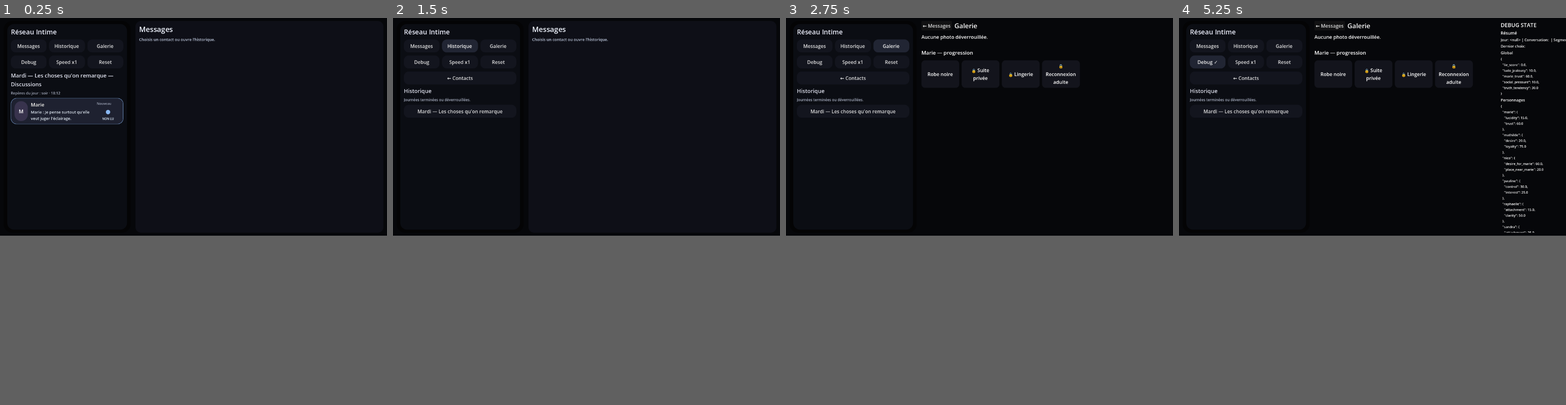
Above: before the commit, frames 1-4 (left to right).
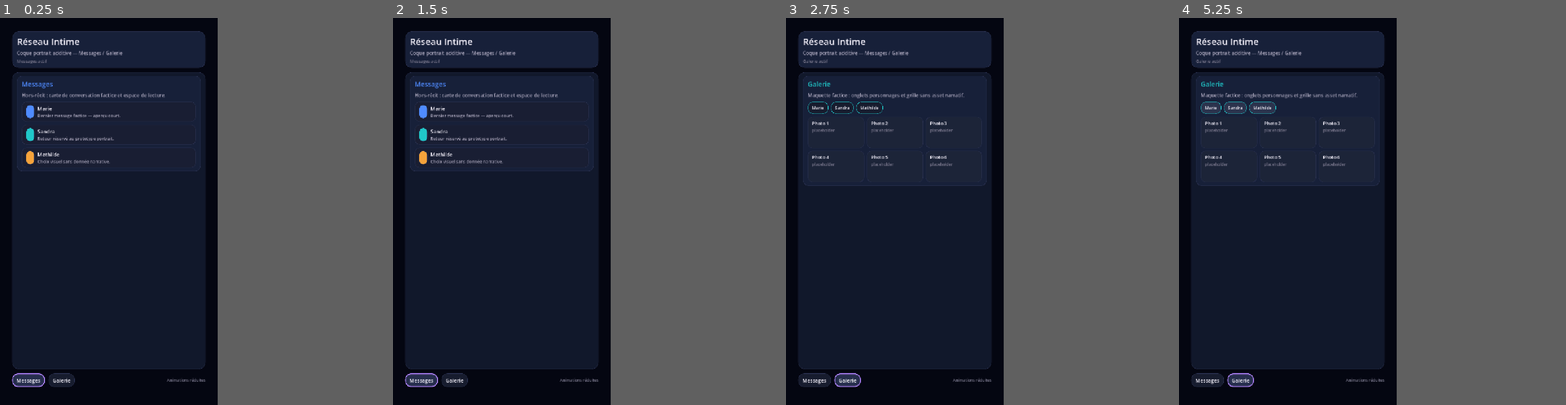
Above: after the commit, the same moments.

Repository: ludowww/reseau-intime
Game: Godot game, scene res://scenes/portrait/PortraitMain.tscn
Same seed, same stepped clock (60 frames per second), same inputs: the game is played once before the commit and once after it. Before the commit the project starts from res://scenes/Main.tscn.
Inputs (mouse positions are in pixels of both pictures, inside the frame that each line leads up to):
- Up to frame 1 (0.25 s): no input
- Up to frame 2 (1.5 s): click "Messages" at 0.5 s; click (458, 45) at 1.25 s, where only the run before the commit has a clickable "Historique"
- Up to frame 3 (2.75 s): click "Galerie" at 2 s
- Up to frame 4 (5.25 s): click (1237, 68) at 2.75 s, where only the run after the commit has a clickable "Marie"; click (1279, 68) at 3.5 s, where only the run after the commit has a clickable "Sandra"; click (1326, 68) at 4.25 s, where only the run after the commit has a clickable "Mathilde"; click (1206, 60) at 5 s, where only the run before the commit has a clickable "Debug"
In our replay, the window is 800x450 before the commit and 450x800 after it. These sizes can differ from the game's own. Grey fills any space a smaller window leaves; there, only what the larger window draws over its background counts as a difference.

The runs differ from the first frame. In frame 1, 23% of the frame differs, in the area x 0-57%, y 2-100%; in frame 2, 24%; in frame 3, 28%; in frame 4, 29%, in the area x 0-100%, y 1-100%.

Commit message:
feat(ui): adopt portrait shell as default entry

Diff:
--- a/game/project.godot
+++ b/game/project.godot
@@ -6,7 +6,7 @@
 [application]
 
 config/name="Réseau Intime Prototype"
-run/main_scene="res://scenes/Main.tscn"
+run/main_scene="res://scenes/portrait/PortraitMain.tscn"
 config/features=PackedStringArray("4.6")
 config/icon="res://icon.svg"
 
@@ -20,5 +20,7 @@
 
 [display]
 
-window/size/viewport_width=1280
-window/size/viewport_height=720
+window/size/viewport_width=720
+window/size/viewport_height=1280
+window/stretch/mode="canvas_items"
+window/stretch/aspect="keep_width"
--- /dev/null
+++ b/game/scenes/legacy/LegacyMain.tscn
@@ -0,0 +1,17 @@
+[gd_scene load_steps=2 format=3]
+
+[ext_resource type="Script" path="res://scripts/ui/LegacyMain.gd" id="1"]
+[ext_resource type="PackedScene" path="res://scenes/Main.tscn" id="2"]
+
+[node name="LegacyMain" type="Control"]
+layout_mode = 3
+anchors_preset = 15
+anchor_right = 1.0
+anchor_bottom = 1.0
+script = ExtResource("1")
+
+[node name="Main" parent="." instance=ExtResource("2")]
+layout_mode = 1
+anchors_preset = 15
+anchor_right = 1.0
+anchor_bottom = 1.0
--- /dev/null
+++ b/game/scenes/portrait/PortraitMain.tscn
@@ -0,0 +1,17 @@
+[gd_scene load_steps=2 format=3]
+
+[ext_resource type="Script" path="res://scripts/ui/PortraitMain.gd" id="1"]
+[ext_resource type="PackedScene" path="res://scenes/portrait/PortraitShell.tscn" id="2"]
+
+[node name="PortraitMain" type="Control"]
+layout_mode = 3
+anchors_preset = 15
+anchor_right = 1.0
+anchor_bottom = 1.0
+script = ExtResource("1")
+
+[node name="PortraitShell" parent="." instance=ExtResource("2")]
+layout_mode = 1
+anchors_preset = 15
+anchor_right = 1.0
+anchor_bottom = 1.0
--- /dev/null
+++ b/game/scripts/ui/LegacyMain.gd
@@ -0,0 +1,74 @@
+extends Control
+
+class_name LegacyMain
+
+const LEGACY_SIZE := Vector2i(1280, 720)
+
+@onready var main := get_node_or_null("Main") as Control
+var legacy_failures: Array[String] = []
+
+func _enter_tree() -> void:
+	_apply_legacy_canvas()
+
+func _ready() -> void:
+	set_anchors_preset(Control.PRESET_FULL_RECT)
+	if main != null:
+		main.set_anchors_preset(Control.PRESET_FULL_RECT)
+	if _legacy_smoke_requested():
+		call_deferred("_run_legacy_smoke")
+
+func _apply_legacy_canvas() -> void:
+	var root := get_tree().root
+	if root == null:
+		return
+	root.content_scale_size = Vector2i(1280, 720)
+	root.content_scale_mode = Window.CONTENT_SCALE_MODE_DISABLED
+	root.content_scale_aspect = Window.CONTENT_SCALE_ASPECT_KEEP
+	var window := get_window()
+	if window != null:
+		window.size = LEGACY_SIZE
+
+func _legacy_smoke_requested() -> bool:
+	for arg in OS.get_cmdline_user_args():
+		if str(arg) == "--t-ui-01b-legacy-smoke":
+			return true
+	return false
+
+func _run_legacy_smoke() -> void:
+	await get_tree().process_frame
+	var window_size := Vector2i.ZERO
+	var configured_scale_size := Vector2i.ZERO
+	var actual_viewport_size := Vector2i.ZERO
+	var root := get_tree().root
+	if get_window() != null:
+		window_size = Vector2i(int(round(get_window().size.x)), int(round(get_window().size.y)))
+	if root != null:
+		configured_scale_size = Vector2i(root.content_scale_size)
+		actual_viewport_size = Vector2i(
+			int(round(root.get_visible_rect().size.x)),
+			int(round(root.get_visible_rect().size.y))
+		)
+	print("window size: %dx%d" % [window_size.x, window_size.y])
+	print("configured scale: %dx%d" % [configured_scale_size.x, configured_scale_size.y])
+	print("actual viewport: %dx%d" % [actual_viewport_size.x, actual_viewport_size.y])
+	_expect(window_size == LEGACY_SIZE, "window size must match 1280x720")
+	_expect(configured_scale_size == LEGACY_SIZE, "configured content scale must match 1280x720")
+	_expect(actual_viewport_size == LEGACY_SIZE, "actual legacy viewport must match 1280x720")
+	_expect(main != null, "Main.tscn must be instanced")
+	_expect(get_tree().root.find_child("PortraitShell", true, false) == null, "PortraitShell must not be instanced in legacy entry")
+	if legacy_failures.is_empty():
+		print("Main.tscn instanced: yes")
+		print("PortraitShell absent: yes")
+		print("T-UI-01B legacy smoke: OK")
+		get_tree().quit(0)
+		return
+	for failure in legacy_failures:
+		push_error(failure)
+	print("Main.tscn instanced: no")
+	print("PortraitShell absent: no")
+	print("T-UI-01B legacy smoke: FAILED (%d)" % legacy_failures.size())
+	get_tree().quit(1)
+
+func _expect(condition: bool, message: String) -> void:
+	if not condition:
+		legacy_failures.append(message)
--- /dev/null
+++ b/game/scripts/ui/PortraitMain.gd
@@ -0,0 +1,31 @@
+extends Control
+
+class_name PortraitMain
+
+@onready var shell := get_node_or_null("PortraitShell")
+
+func _ready() -> void:
+	set_anchors_preset(Control.PRESET_FULL_RECT)
+	if shell != null:
+		shell.set_anchors_preset(Control.PRESET_FULL_RECT)
+
+func set_safe_area_preset(preset: String) -> void:
+	if shell != null:
+		shell.set_safe_area_preset(preset)
+
+func set_safe_area_override(rect: Rect2i) -> void:
+	if shell != null:
+		shell.set_safe_area_override(rect)
+
+func set_reduced_motion_enabled(enabled: bool) -> void:
+	if shell != null:
+		shell.set_reduced_motion_enabled(enabled)
+
+func describe_state() -> Dictionary:
+	if shell == null:
+		return {}
+	var state: Dictionary = shell.describe_layout()
+	state["safe_area_mode"] = shell.safe_area_container.safe_area_mode
+	state["safe_area_preset"] = shell.safe_area_container.test_safe_area_preset
+	state["reduced_motion_enabled"] = shell.reduced_motion_enabled
+	return state
--- a/game/tests/T_UI_01PortraitShellSmokeDriver.gd
+++ b/game/tests/T_UI_01PortraitShellSmokeDriver.gd
@@ -20,7 +20,8 @@
 	var expected_demo_size: Vector2i = _parse_size(_read_cmdline_value("--demo-size", ""))
 	var expected_safe_area_preset: String = _read_cmdline_value("--safe-area", "platform")
 	var state: Dictionary = demo.describe_state()
-	_expect(Vector2i(state.get("viewport_size", Vector2i.ZERO)) == expected_demo_size, "viewport size must match --demo-size")
+	var window_size: Vector2i = Vector2i(int(round(demo.get_window().size.x)), int(round(demo.get_window().size.y)))
+	_expect(window_size == expected_demo_size, "window size must match --demo-size")
 	_expect(str(state.get("safe_area_mode", "")) in ["platform", "preset", "custom_override"], "safe area mode must be explicit")
 	_expect(str(state.get("safe_area_preset", "")) == expected_safe_area_preset, "safe area preset must match the run preset")
 	_expect(str(state.get("active_tab", "")) == "messages", "launch must default to Messages")
@@ -31,7 +32,8 @@
 	_expect(not bool(state.get("gallery_button_pressed", true)), "Galerie button must be visually inactive on launch")
 	_expect(shell.messages_button.has_focus(), "Messages button must own focus on launch")
 	_validate_layout(shell, expected_demo_size, _expected_safe_padding(expected_safe_area_preset))
-	var custom_override := Rect2i(Vector2i(11, 17), Vector2i(max(0, expected_demo_size.x - 34), max(0, expected_demo_size.y - 46)))
+	var viewport_size: Vector2i = Vector2i(state.get("viewport_size", Vector2i.ZERO))
+	var custom_override := Rect2i(Vector2i(11, 17), Vector2i(max(0, viewport_size.x - 34), max(0, viewport_size.y - 46)))
 	shell.set_safe_area_override(custom_override)
 	await get_tree().process_frame
 	var custom_state: Dictionary = demo.describe_state()
@@ -102,12 +104,12 @@
 	_expect(bool(after_reduced_motion.get("gallery_button_pressed", false)), "Only Galerie may remain visually active after reduced motion")
 	_validate_layout(shell, expected_demo_size, _expected_safe_padding(expected_safe_area_preset))
 	if failures.is_empty():
-		print("T-UI-01A portrait shell smoke: OK")
+		print("T-UI-01B portrait shell smoke: OK")
 		get_tree().quit(0)
 		return
 	for failure in failures:
 		push_error(failure)
-	print("T-UI-01A portrait shell smoke: FAILED (%d)" % failures.size())
+	print("T-UI-01B portrait shell smoke: FAILED (%d)" % failures.size())
 	get_tree().quit(1)
 
 func _validate_layout(shell, expected_demo_size: Vector2i, expected_safe_padding: Rect2i) -> void:
@@ -117,7 +119,7 @@
 	var messages_rect: Rect2 = state.get("messages_button_rect", Rect2())
 	var gallery_rect: Rect2 = state.get("gallery_button_rect", Rect2())
 	var viewport_size: Vector2i = state.get("viewport_size", Vector2i.ZERO)
-	_expect(viewport_size == expected_demo_size, "Viewport size must follow the demo size for each run")
+	_expect(viewport_size.x > 0 and viewport_size.y > 0, "Viewport size must stay positive for each run")
 	_expect(safe_padding == expected_safe_padding, "Safe padding must match the selected preset")
 	var visual_left: int = int(shell.safe_area_container.visual_padding_left)
 	var visual_top: int = int(shell.safe_area_container.visual_padding_top)
@@ -176,10 +178,10 @@
 
 func _finish() -> void:
 	if failures.is_empty():
-		print("T-UI-01A portrait shell smoke: OK")
+		print("T-UI-01B portrait shell smoke: OK")
 		get_tree().quit(0)
 	else:
 		for failure in failures:
 			push_error(failure)
-		print("T-UI-01A portrait shell smoke: FAILED (%d)" % failures.size())
+		print("T-UI-01B portrait shell smoke: FAILED (%d)" % failures.size())
 		get_tree().quit(1)
Not shown, changed: tests/test_godot_prototype_static.py
Not shown, changed: tests/test_t_ui_01_portrait_shell_static.py
Not shown, changed: tools/test_t_ui_01_portrait_shell.sh
